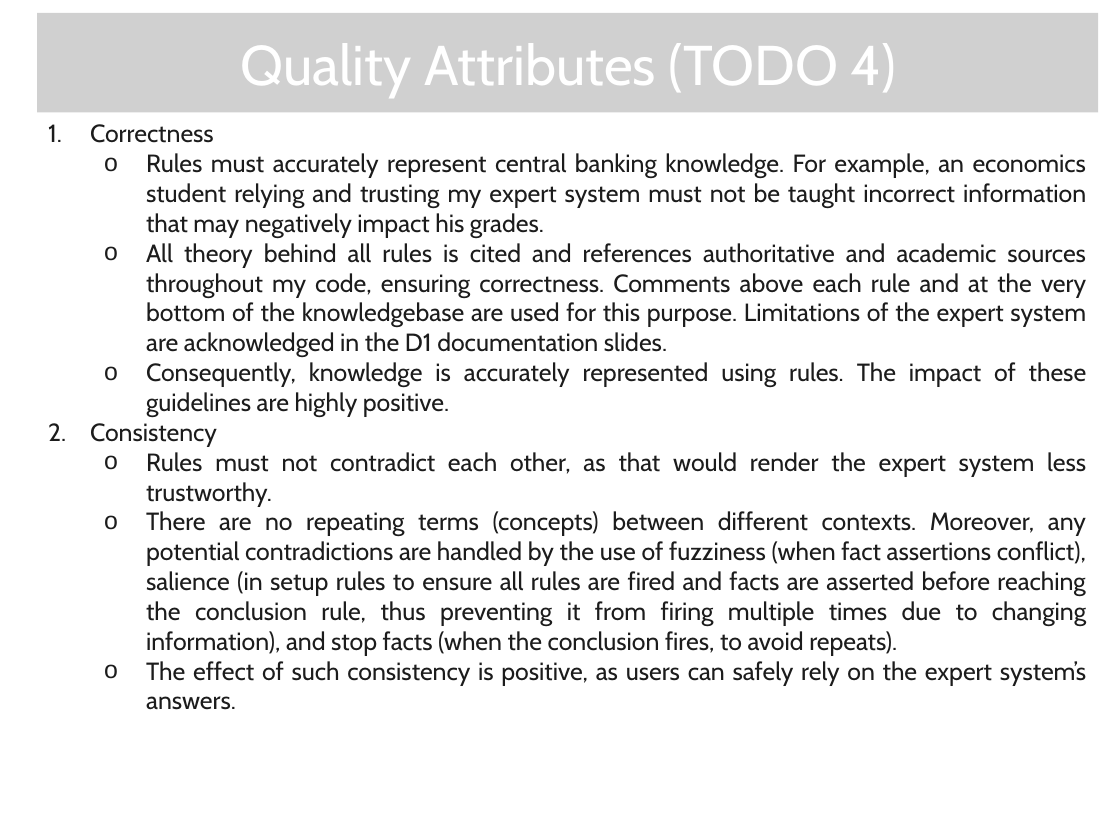
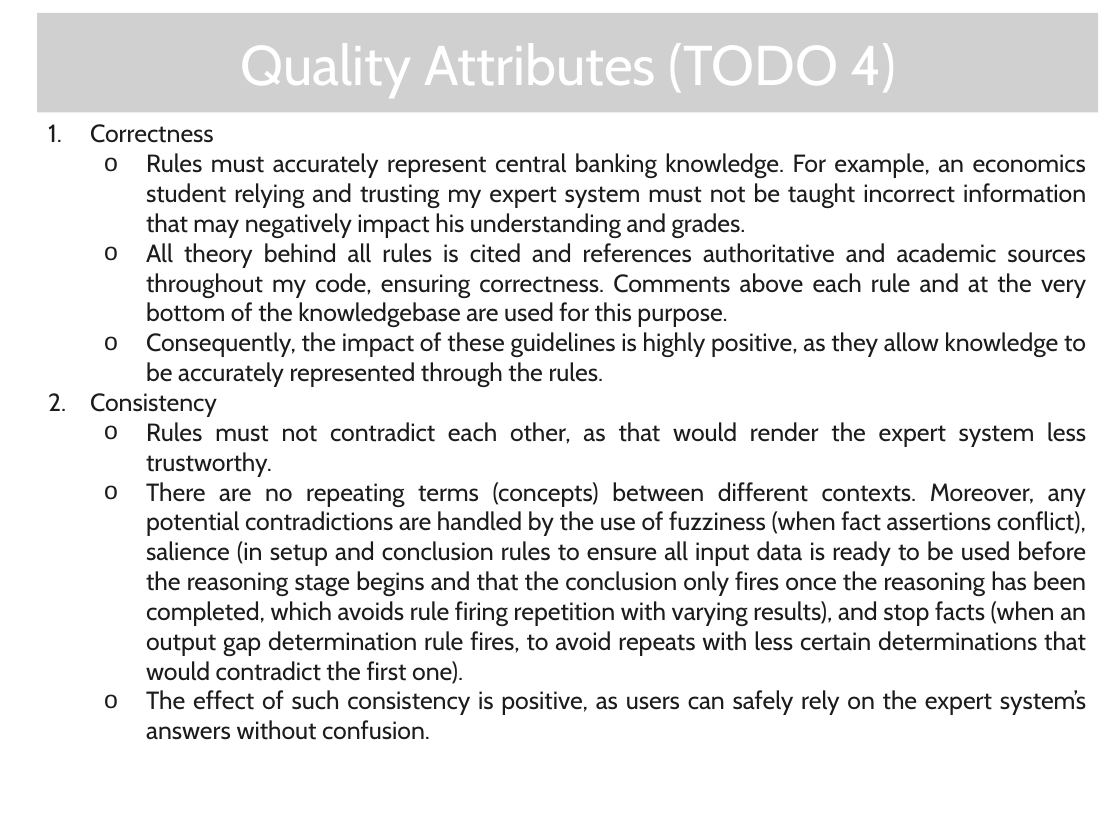
Before and after one commit to Mikachupichu/central-banking-expert-system, a slide deck: slide 8 of A-D2.pptx. Drawn at 1120x840 pixels with LibreOffice and Linux fonts; fonts in the diff are those of the drawing; grey boxes stand for pictures; background and template pictures are left out. Boxes give left, top, right and bottom in pixels: in the first picture for what was removed or moved away, otherwise in the second. Text is boxed around its words. In the diff, an @@ line names an element or a change of style, - is before the commit and + after.

Commit message:
Final Edits

```diff
--- a/A-D2.pptx
+++ b/A-D2.pptx
@@ text at bbox=[146, 153, 1087, 387]: text changed @@
-  o Rules must accurately represent central banking knowledge. For example, an economics student relying and trusting my expert system must not be taught incorrect information that may negatively impact his grades.
-  o All theory behind all rules is cited and references authoritative and academic sources throughout my code, ensuring correctness. Comments above each rule and at the very bottom of the knowledgebase are used for this purpose. Limitations of the expert system are acknowledged in the D1 documentation slides.
-  o Consequently, knowledge is accurately represented using rules. The impact of these guidelines are highly positive.
+  o Rules must accurately represent central banking knowledge. For example, an economics student relying and trusting my expert system must not be taught incorrect information that may negatively impact his understanding and grades.
+  o All theory behind all rules is cited and references authoritative and academic sources throughout my code, ensuring correctness. Comments above each rule and at the very bottom of the knowledgebase are used for this purpose.
+  o Consequently, the impact of these guidelines is highly positive, as they allow knowledge to be accurately represented through the rules.
@@ text at bbox=[146, 482, 1086, 740]: text changed @@
-  o There are no repeating terms (concepts) between different contexts. Moreover, any potential contradictions are handled by the use of fuzziness (when fact assertions conflict), salience (in setup rules to ensure all rules are fired and facts are asserted before reaching the conclusion rule, thus preventing it from firing multiple times due to changing information), and stop facts (when the conclusion fires, to avoid repeats).
-  o The effect of such consistency is positive, as users can safely rely on the expert system’s answers.
+  o There are no repeating terms (concepts) between different contexts. Moreover, any potential contradictions are handled by the use of fuzziness (when fact assertions conflict), salience (in setup and conclusion rules to ensure all input data is ready to be used before the reasoning stage begins and that the conclusion only fires once the reasoning has been completed, which avoids rule firing repetition with varying results), and stop facts (when an output gap determination rule fires, to avoid repeats with less certain determinations that would contradict the first one).
+  o The effect of such consistency is positive, as users can safely rely on the expert system’s answers without confusion.
```
Also in this commit, not shown: 3 other slides changed.
